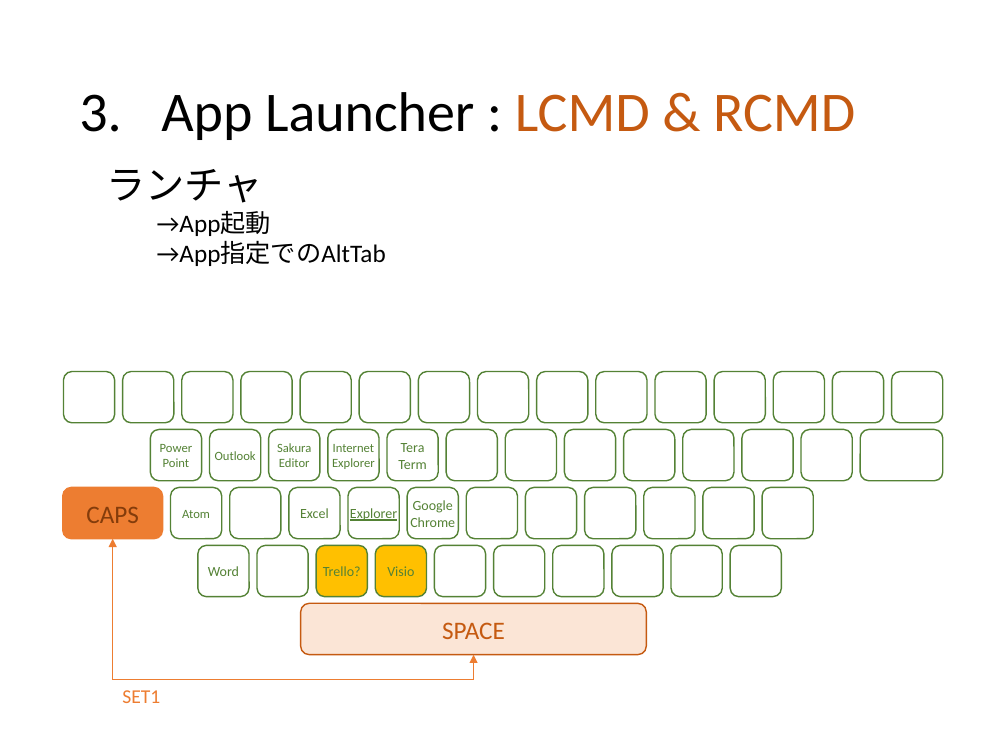
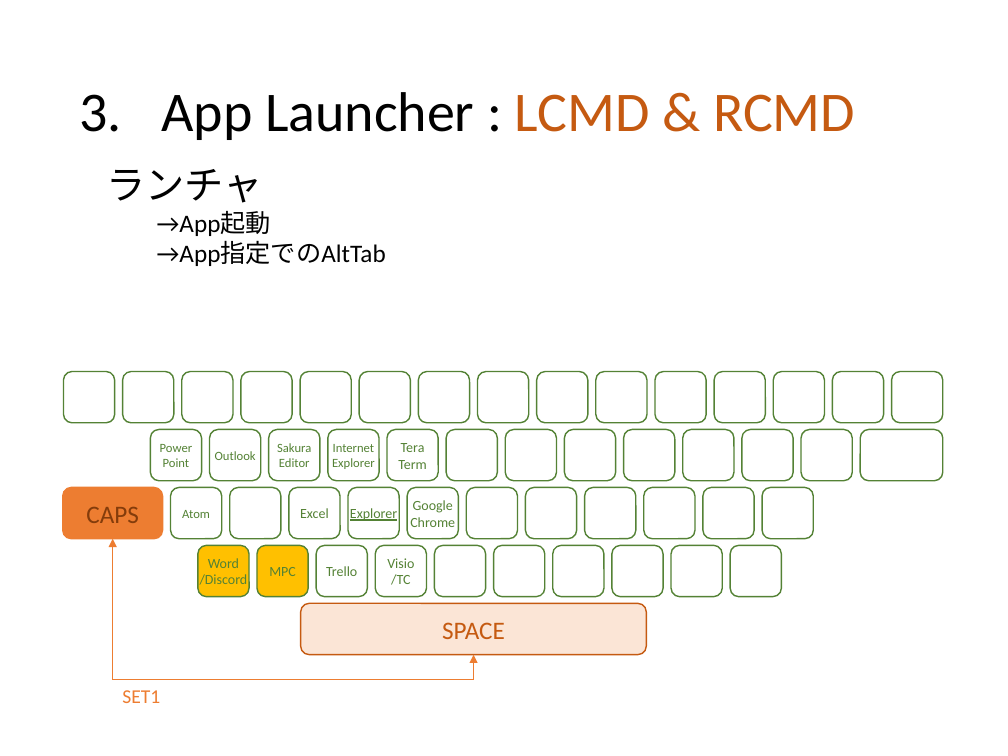
Before and after one commit to ittooo66/myAHK, a slide deck: slide 7 of MANUAL.pptx. Drawn at 1008x756 pixels with LibreOffice and Linux fonts; fonts in the diff are those of the drawing. Boxes give left, top, right and bottom in pixels: in the first picture for what was removed or moved away, otherwise in the second. Text is boxed around its words. In the diff, an @@ line names an element or a change of style, - is before the commit and + after.

```diff
--- a/MANUAL.pptx
+++ b/MANUAL.pptx
@@ rounded rectangle "Word" at (198, 545, 249, 597): fill #FFFFFF to #FFC000 @@
@@ rounded rectangle "MPC" at (257, 545, 308, 597): fill #FFFFFF to #FFC000 @@
@@ text in rounded rectangle at (269, 567, 296, 576): text added @@
+MPC
@@ rounded rectangle "Trello" at (317, 545, 368, 597): fill #FFC000 to none @@
@@ text in rounded rectangle at (326, 566, 357, 576): text changed @@
-Trello?
+Trello
@@ rounded rectangle "Visio" at (375, 545, 426, 597): fill #FFC000 to none @@
@@ text in rounded rectangle at (200, 574, 248, 585): paragraph added @@
+/Discord
@@ text in rounded rectangle at (391, 574, 410, 585): paragraph added @@
+/TC
```
Also in this commit, not shown: 5 other slides changed, 1 slide added.
